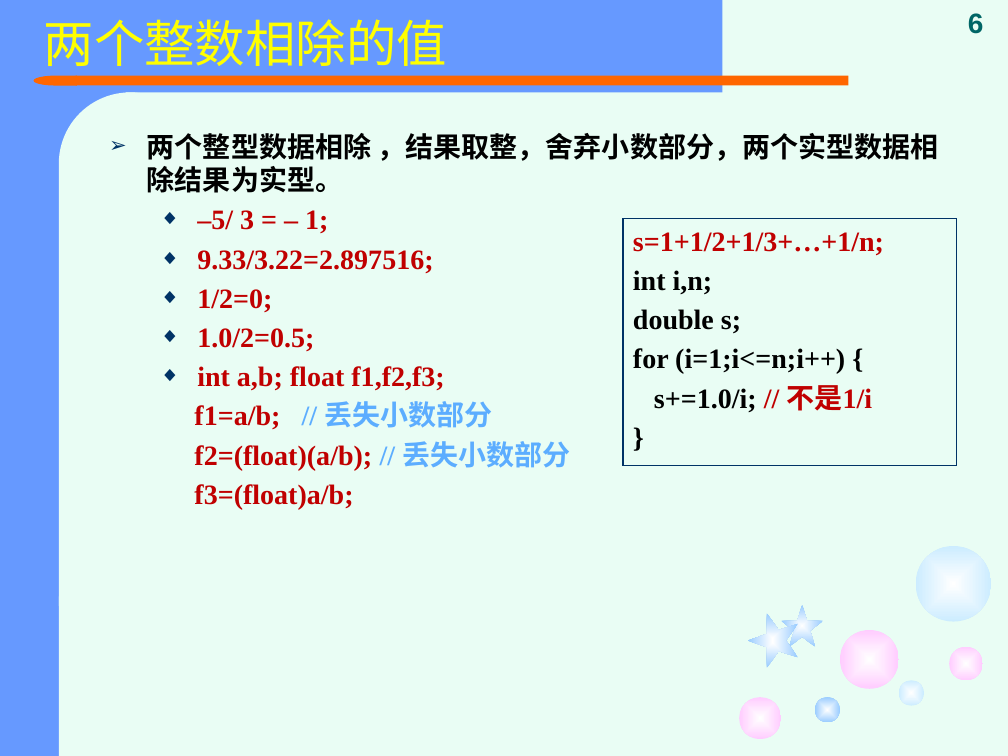
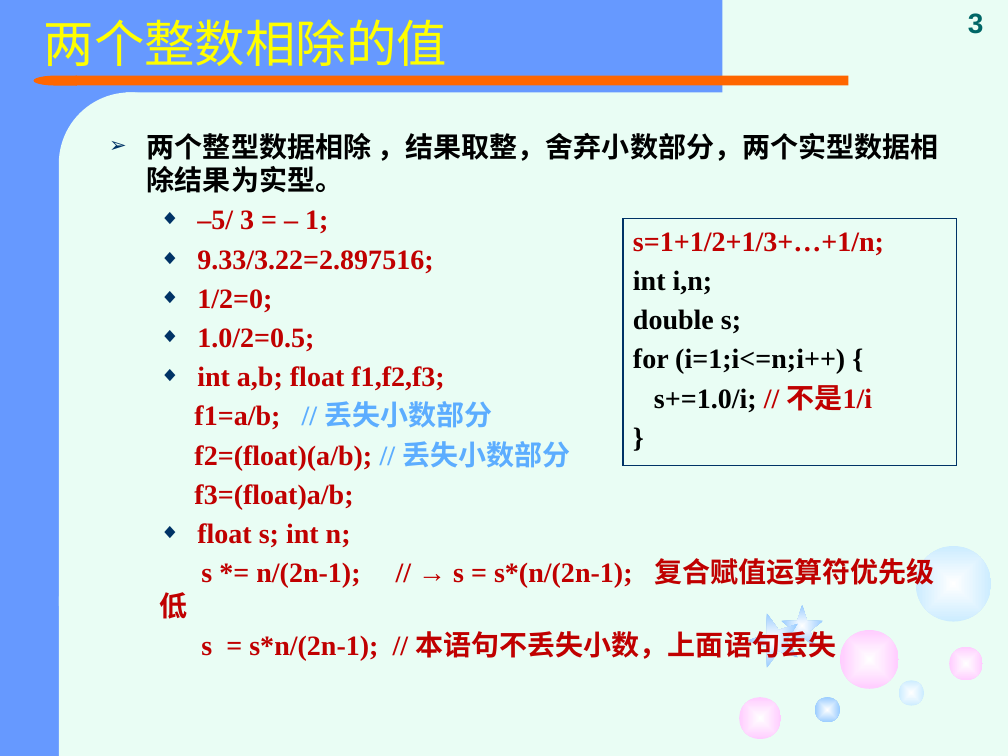
Before and after one commit to jtrfid/C-Repositories, a slide deck: slide 3 of 2015备课/课件/复习.pptx (slide 6 before the commit). Drawn at 1008x756 pixels with LibreOffice and Linux fonts; fonts in the diff are those of the drawing. Boxes give left, top, right and bottom in pixels: in the first picture for what was removed or moved away, otherwise in the second. Text is boxed around its words. In the diff, an @@ line names an element or a change of style, - is before the commit and + after.

```diff
--- a/2015备课/课件/复习.pptx
+++ b/2015备课/课件/复习.pptx
@@ page number at [968, 13, 984, 34]: text changed @@
-6
+3
@@ text at [159, 523, 934, 663]: paragraphs added @@
+  ◆ float s; int n;
+  s *= n/(2n-1); // → s = s*(n/(2n-1); 复合赋值运算符优先级低
+  s = s*n/(2n-1); // 本语句不丢失小数，上面语句丢失
```
Also in this commit, not shown: 4 other slides changed, 4 slides added, 49 slides removed.
